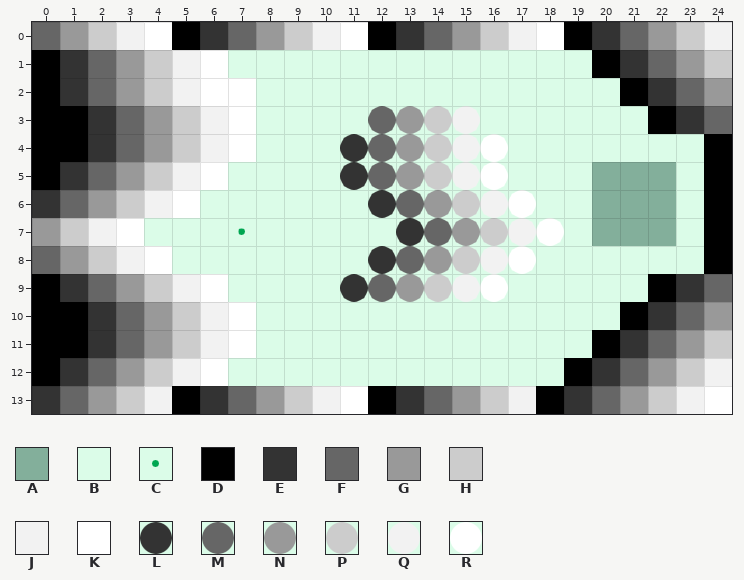
Tiled map -- res/tilemaps/synth8.tmx. The picture above is the old version.
Cells are 32x32 px. Shown: x 0..24, y 0..13.
Key: from "foreground2": A 0, B 1, C 2 "dirt", D 18, E 19, F 20, G 21, H 22, J 23, K 24, L 37, M 38, N 39, P 40, Q 41, R 42.
_ is an empty cell.
Layer "physics" before, first column x 0:
 0 FGHJKDEFGHJKDEFGHJKDEFGHJ
 1 DEFGHJKBBBBBBBBBBBBBDEFGH
 2 DEFGHJKKBBBBBBBBBBBBBDEFG
 3 DDEFGHJKBBBBMNPQBBBBBBDEF
 4 DDEFGHJKBBBLMNPQRBBBBBBBD
 5 DEFGHJKBBBBLMNPQRBBBAAABD
 6 EFGHJKBBBBBBLMNPQRBBAAABD
 7 GHJKBBBCBBBBBLMNPQRBAAABD
 8 FGHJKBBBBBBBLMNPQRBBBBBBD
 9 DEFGHJKBBBBLMNPQRBBBBBDEF
10 DDEFGHJKBBBBBBBBBBBBBDEFG
11 DDEFGHJKBBBBBBBBBBBBDEFGH
12 DEFGHJKBBBBBBBBBBBBDEFGHJ
13 EFGHJDEFGHJKDEFGHJDEFGHJK
Now the later version:
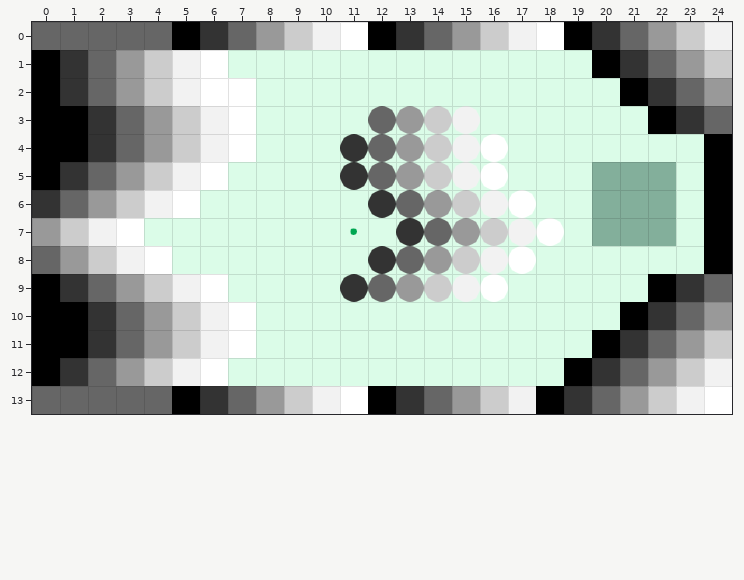
Edits made:
Changed rows in their new state; . is an unchanged cell.
Layer "physics":
first column x 1:
 0 FFFF
first column x 7:
 7 B...C
first column x 0:
13 F.FFF
Where, in picture pixels (left, top, right, bottom), the same in both pictures:
changed: (60, 22, 172, 50)
changed: (238, 228, 245, 235)
changed: (350, 228, 357, 235)
changed: (32, 386, 60, 414)
changed: (88, 386, 172, 414)
